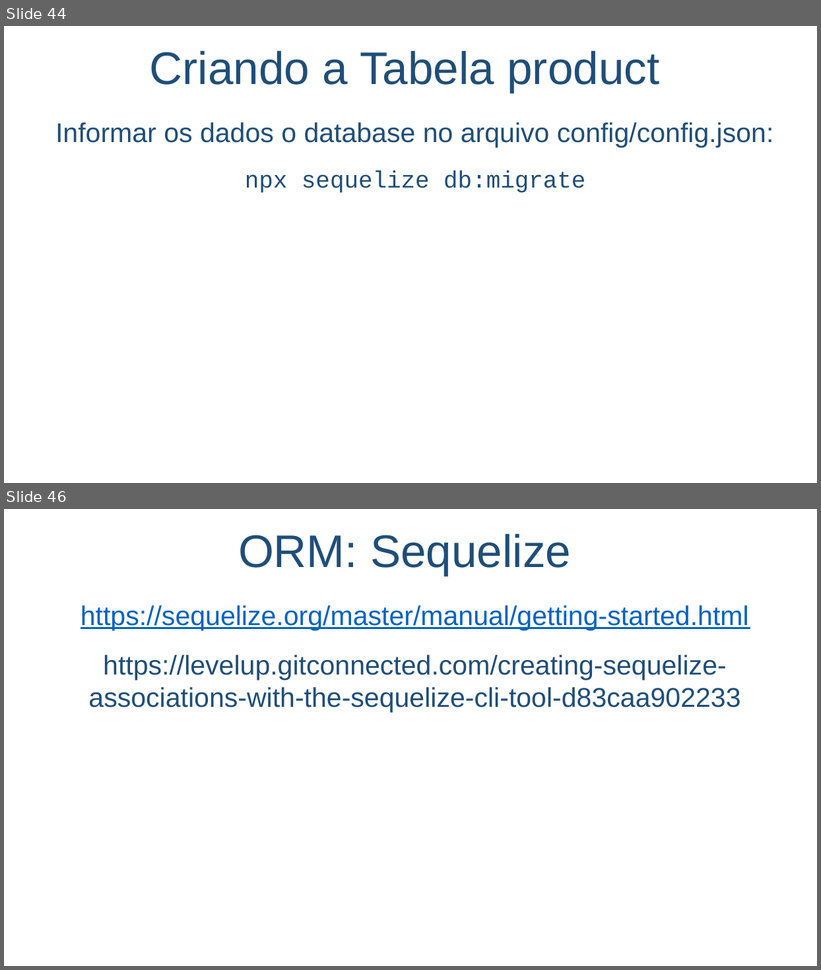
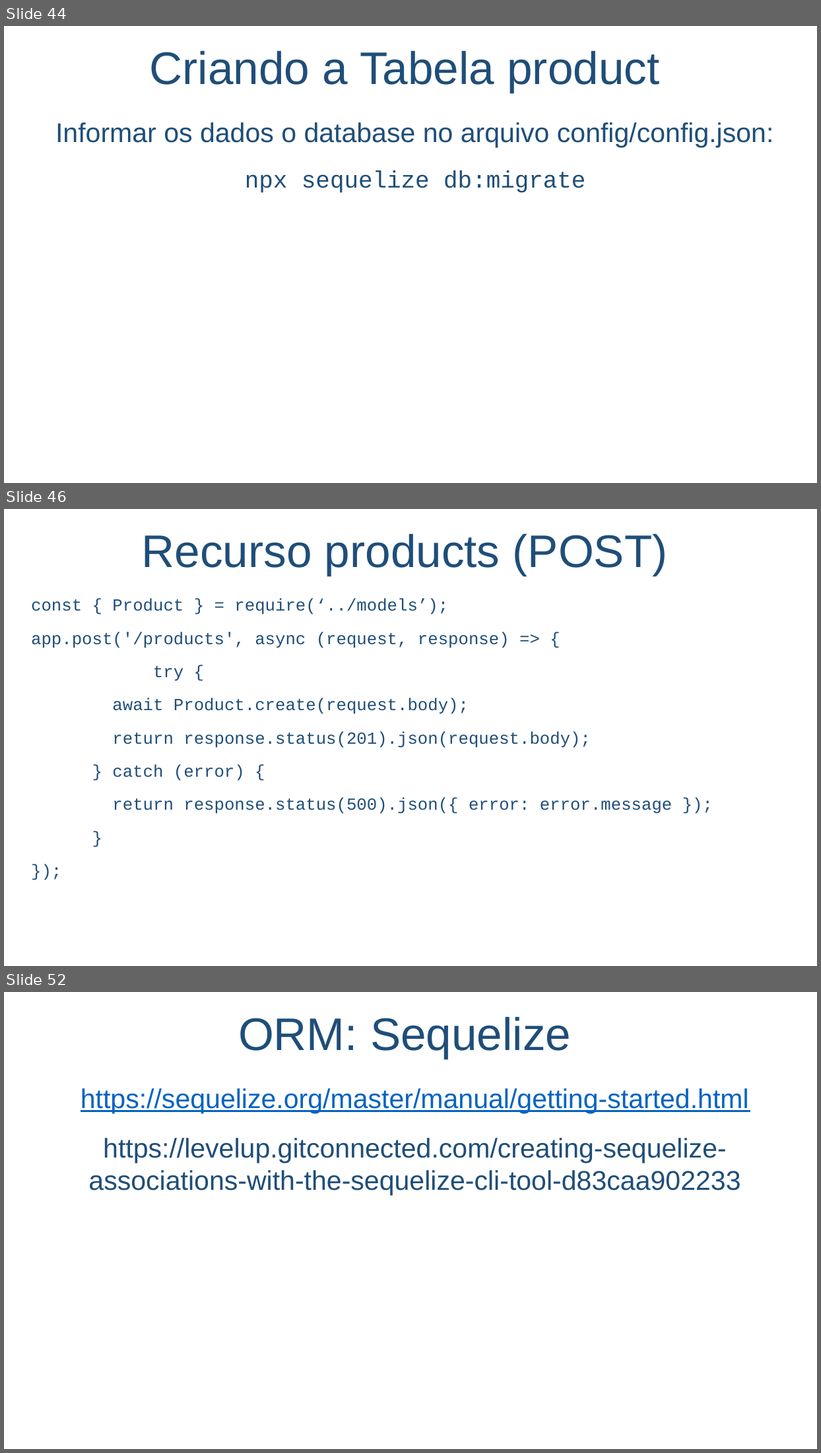
Before and after one commit to salmo-jr/public-slides, a slide deck: node-js.pptx. Shown one above the other, each under a label of ours: slides 44 and 46 before the commit, slides 44, 46 and 52 after it; the slides between them are not shown. The pictures are 821x970 and 821x1453 pixels, drawn with LibreOffice and Linux fonts; fonts in the diff are those of the drawing; background and template pictures are left out. Boxes give left, top, right and bottom in pixels: in the first picture for what was removed or moved away, otherwise in the second. Text is boxed around its words. In the diff, an @@ line names an element or a change of style, - is before the commit and + after.

```diff
--- a/node-js.pptx
+++ b/node-js.pptx
@@ slide 46 added at box(4, 509, 817, 966), background picture (left out) @@
@@ text added at box(142, 533, 668, 576), 54 pt, text #1F4E79 @@
+Recurso products (POST)
@@ text added at box(31, 598, 672, 814), 20 pt, text #1F4E79 @@
+const { Product } = require(‘../models’);
+app.post('/products', async (request, response) => {
+try {
+await Product.create(request.body);
+return response.status(201).json(request.body);
+} catch (error) {
+return response.status(500).json({ error: error.message });
+}
+});
@@ what was slide 46 is now slide 52 @@
```
Also in this commit, not shown: 5 slides changed, 5 other slides added.
